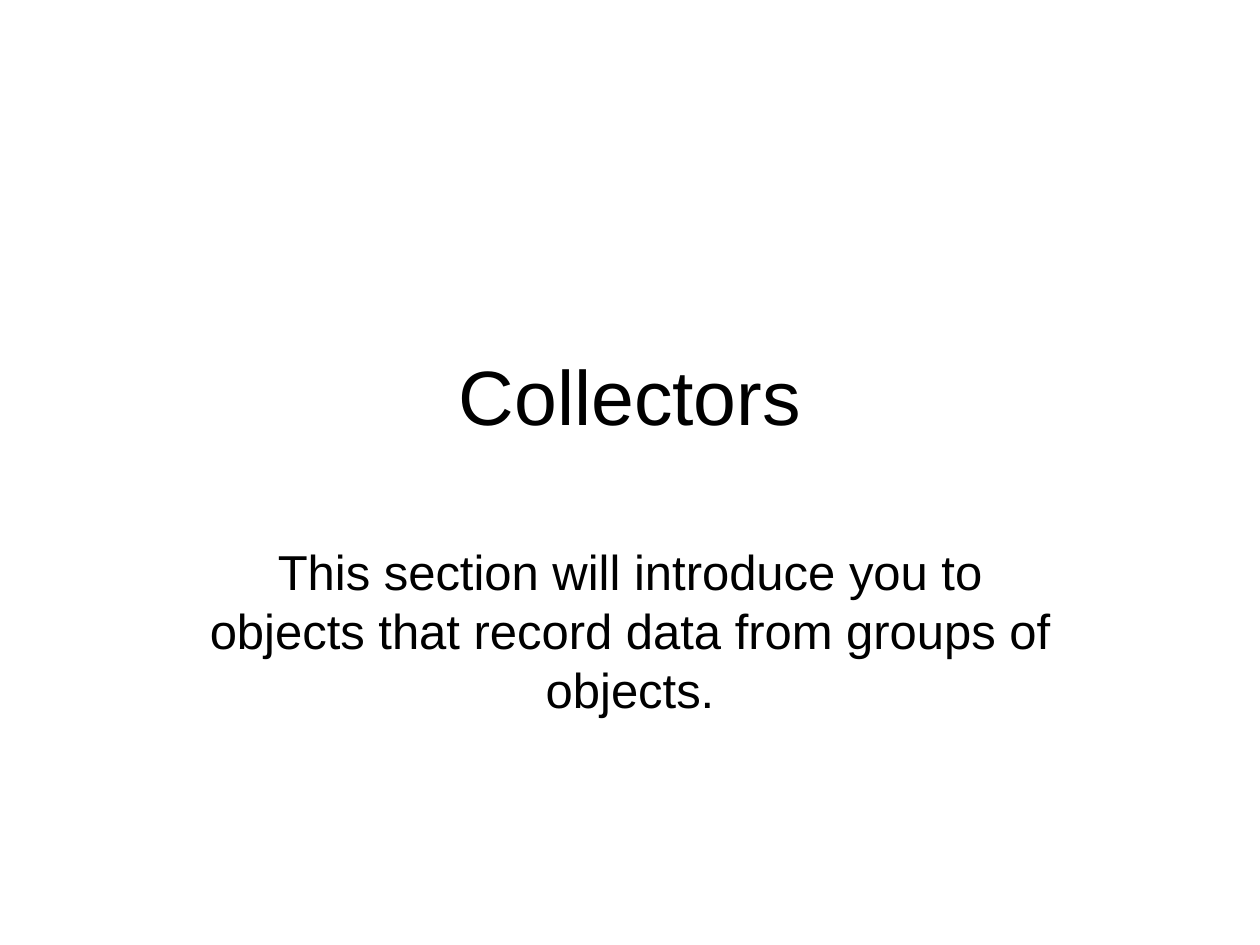
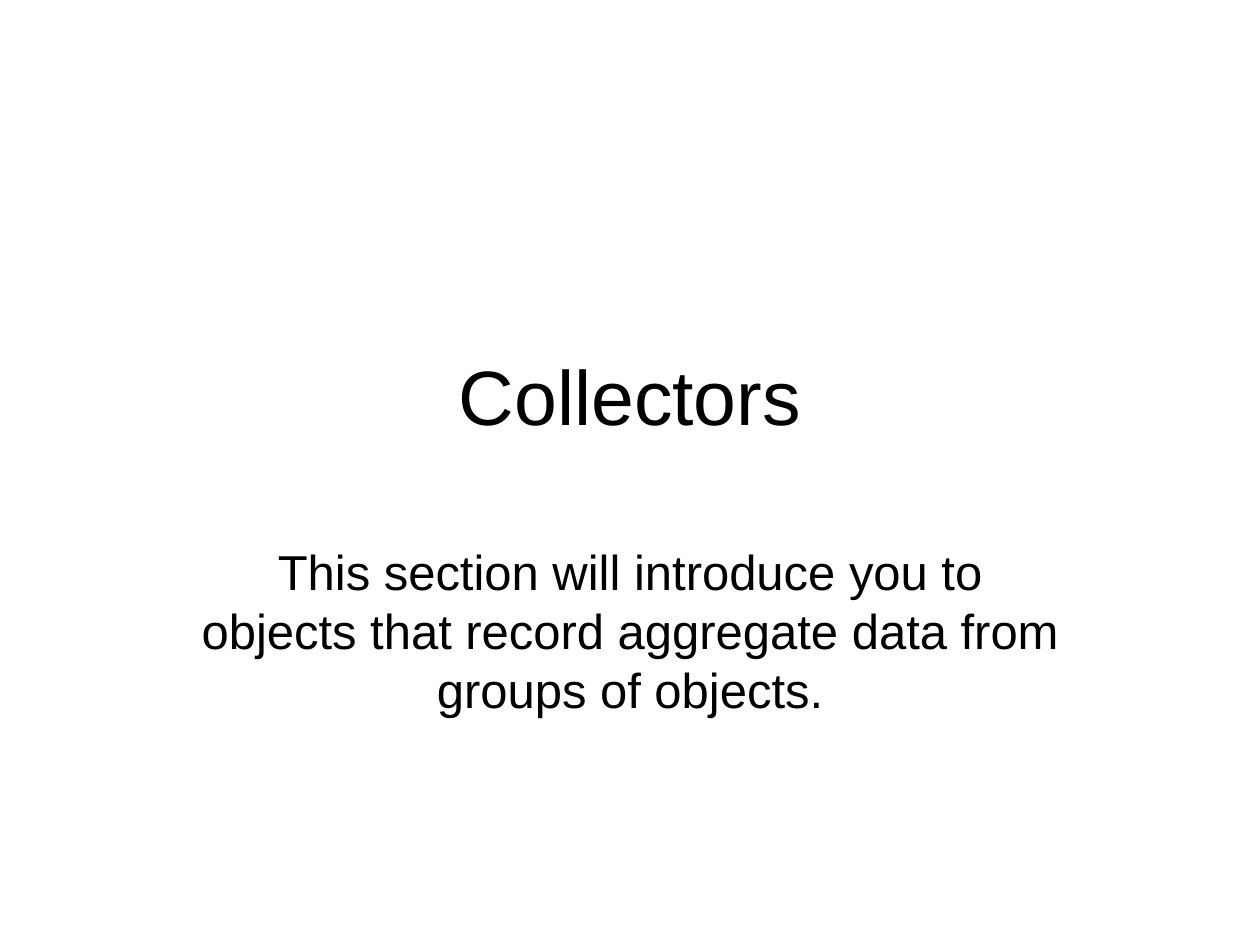
Before and after one commit to gridlab-d/course, a slide deck: slide 1 of FourDayCourse/2.4 - Collectors.ppt. Drawn at 1260x945 pixels with LibreOffice and Linux fonts; fonts in the diff are those of the drawing; background and template pictures are left out. Boxes give left, top, right and bottom in pixels: in the first picture for what was removed or moved away, otherwise in the second. Text is boxed around its words. In the diff, an @@ line names an element or a change of style, - is before the commit and + after.

Commit message:
Updated players, schedules, and collectors sections.

```diff
--- a/FourDayCourse/2.4 - Collectors.ppt
+++ b/FourDayCourse/2.4 - Collectors.ppt
@@ subtitle at bbox=[202, 554, 1059, 718]: text changed @@
-This section will introduce you to objects that record data from groups of objects.
+This section will introduce you to objects that record aggregate data from groups of objects.
```
Also in this commit, not shown: 7 other slides changed, 1 slide added, 5 other files.
